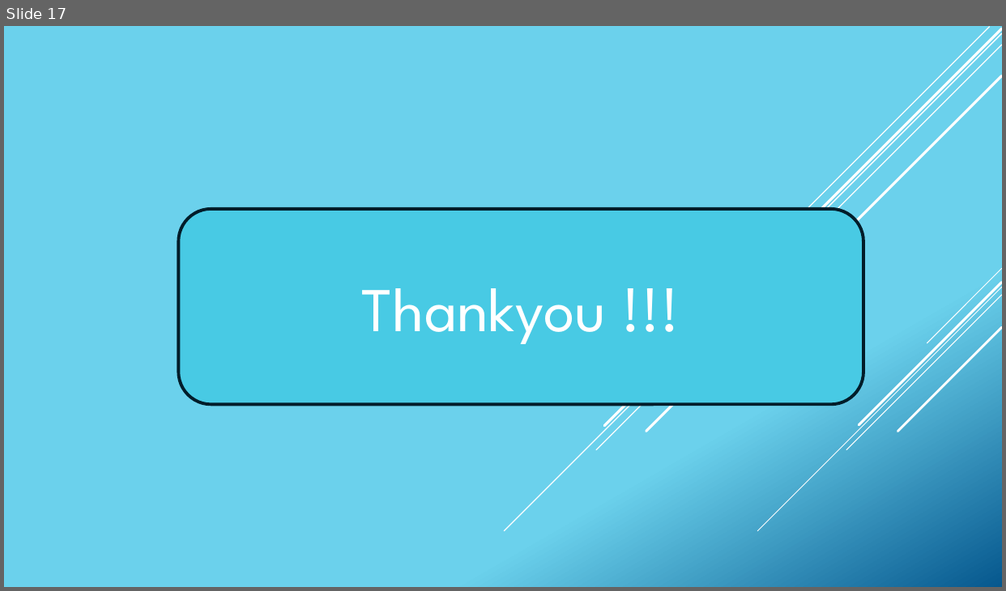
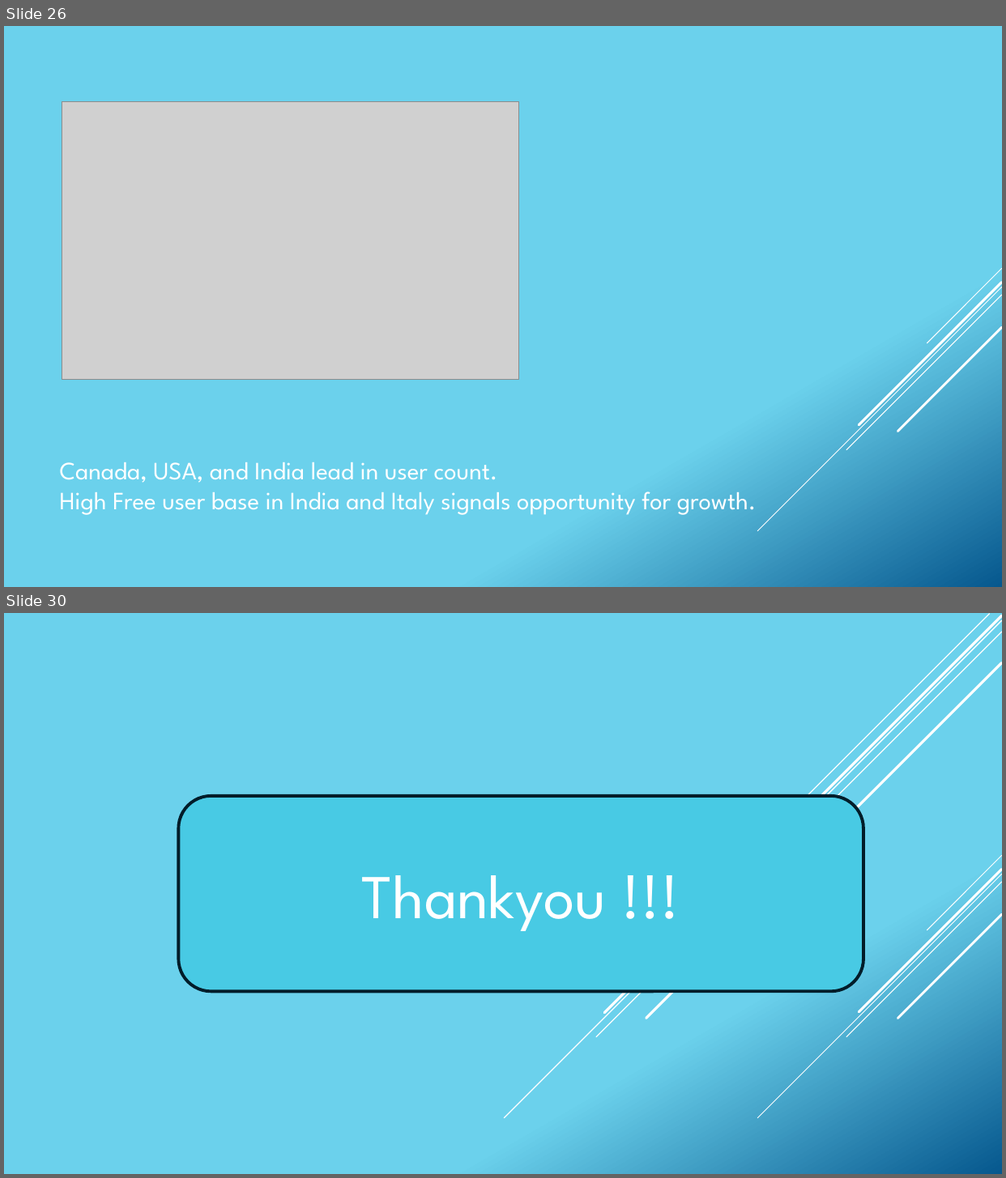
Before and after one commit to fivelidz/data-analytics-project, a slide deck: presentation/Presentation_Laura.pptx. Shown one above the other, each under a label of ours: slide 17 before the commit, slides 26 and 30 after it; the slides between them are not shown. The pictures are 1006x591 and 1006x1178 pixels, drawn with LibreOffice and Linux fonts; fonts in the diff are those of the drawing; grey boxes stand for pictures. Boxes give left, top, right and bottom in pixels: in the first picture for what was removed or moved away, otherwise in the second. Text is boxed around its words. In the diff, an @@ line names an element or a change of style, - is before the commit and + after.

```diff
--- a/presentation/Presentation_Laura.pptx
+++ b/presentation/Presentation_Laura.pptx
@@ slide 26 added at (4,26,1002,587), background gradient #6ED2EB to #06588E; not listed: 5 template elements that a slide beside it also shows @@
@@ picture added at (62,101,519,379) @@
@@ text added at (60,463,756,515), 24 pt, text #FFFFFF @@
+Canada, USA, and India lead in user count.
+High Free user base in India and Italy signals opportunity for growth.
@@ what was slide 17 is now slide 30 @@
```
Also in this commit, not shown: 12 other slides added, 2 other files.
